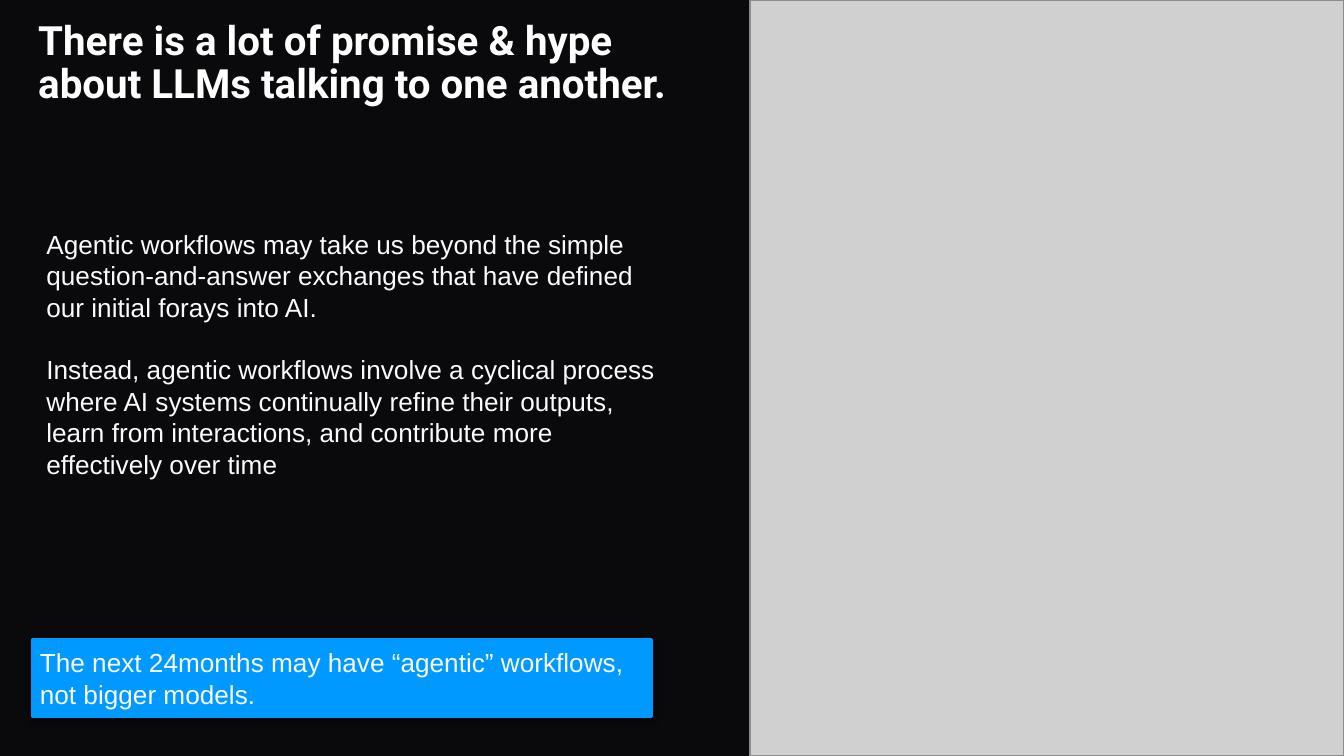
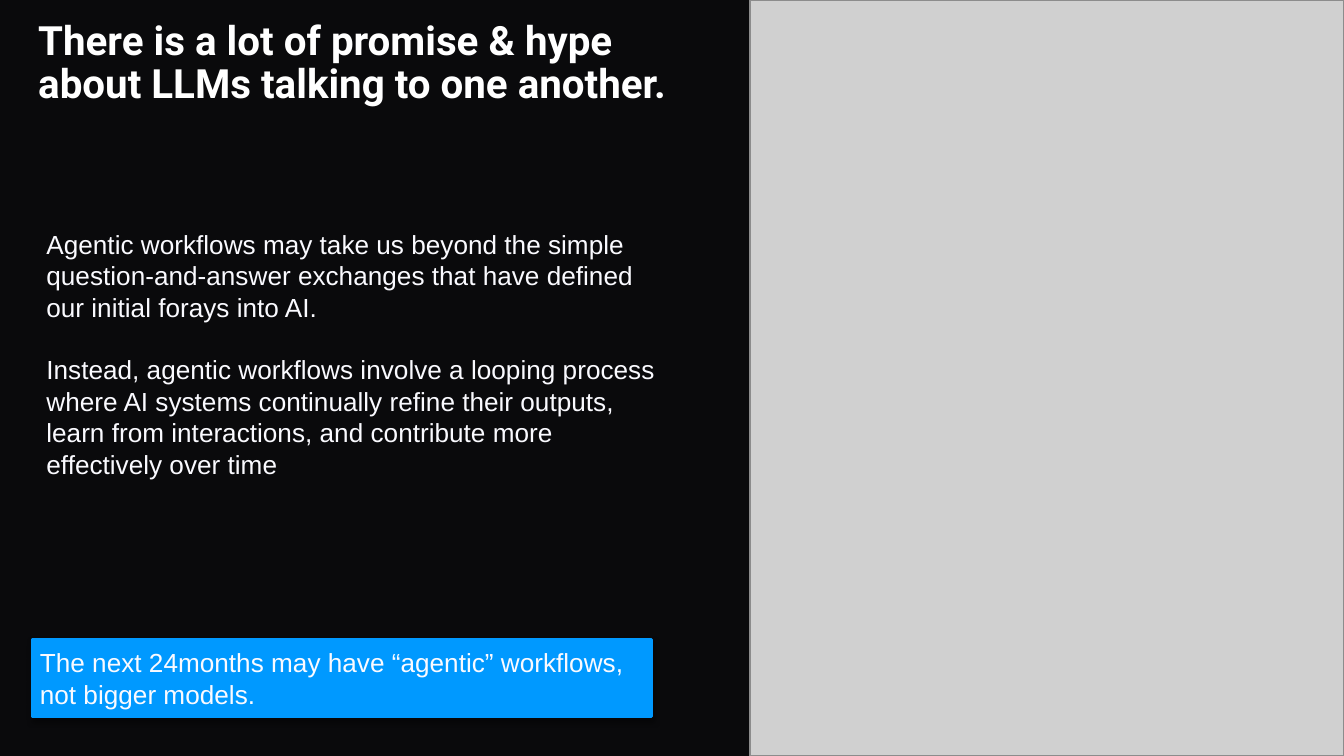
Before and after one commit to kwartler/GSERM_2025, a slide deck: slide 2 of lessons/Day5/B_Agents_LLMs_compressed.pptx. Drawn at 1344x756 pixels with LibreOffice and Linux fonts; fonts in the diff are those of the drawing; grey boxes stand for pictures. Boxes give left, top, right and bottom in pixels: in the first picture for what was removed or moved away, otherwise in the second. Text is boxed around its words. In the diff, an @@ line names an element or a change of style, - is before the commit and + after.

```diff
--- a/lessons/Day5/B_Agents_LLMs_compressed.pptx
+++ b/lessons/Day5/B_Agents_LLMs_compressed.pptx
@@ text at (x1=46, y1=360, x2=655, y2=479): text changed @@
-Instead, agentic workflows involve a cyclical process where AI systems continually refine their outputs, learn from interactions, and contribute more effectively over time
+Instead, agentic workflows involve a looping process where AI systems continually refine their outputs, learn from interactions, and contribute more effectively over time
```
Also in this commit, not shown: 2 other slides changed, 6 slides added, 1 slide removed, 22 other files.
